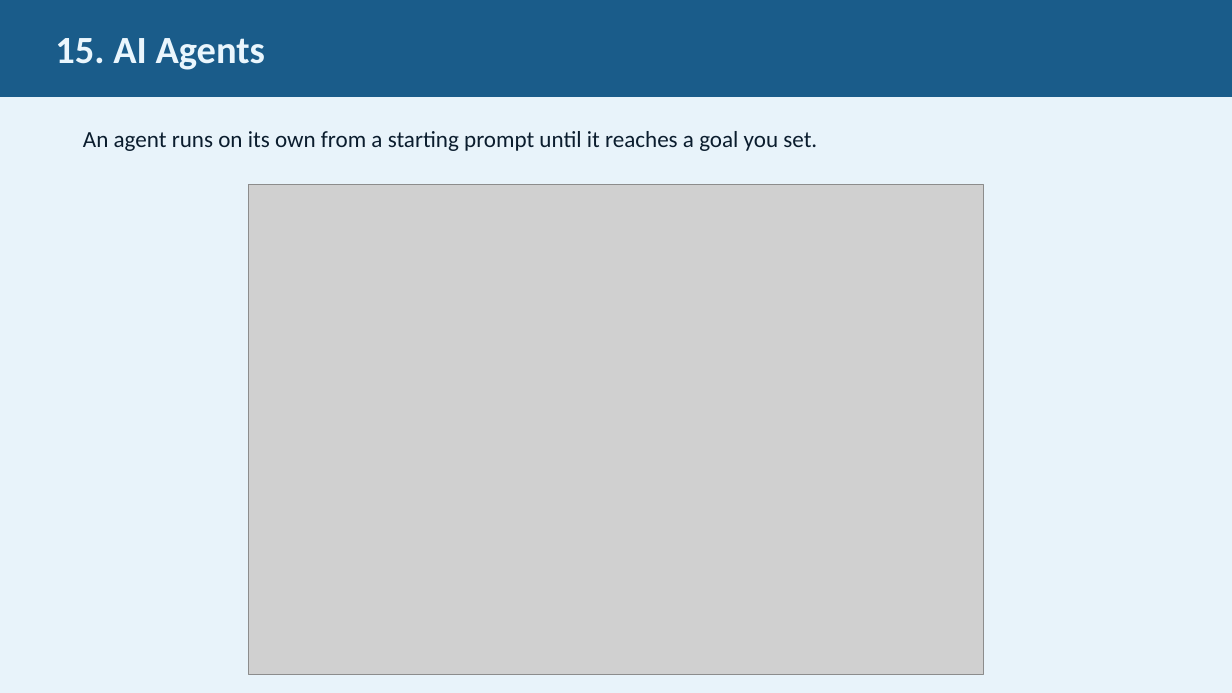
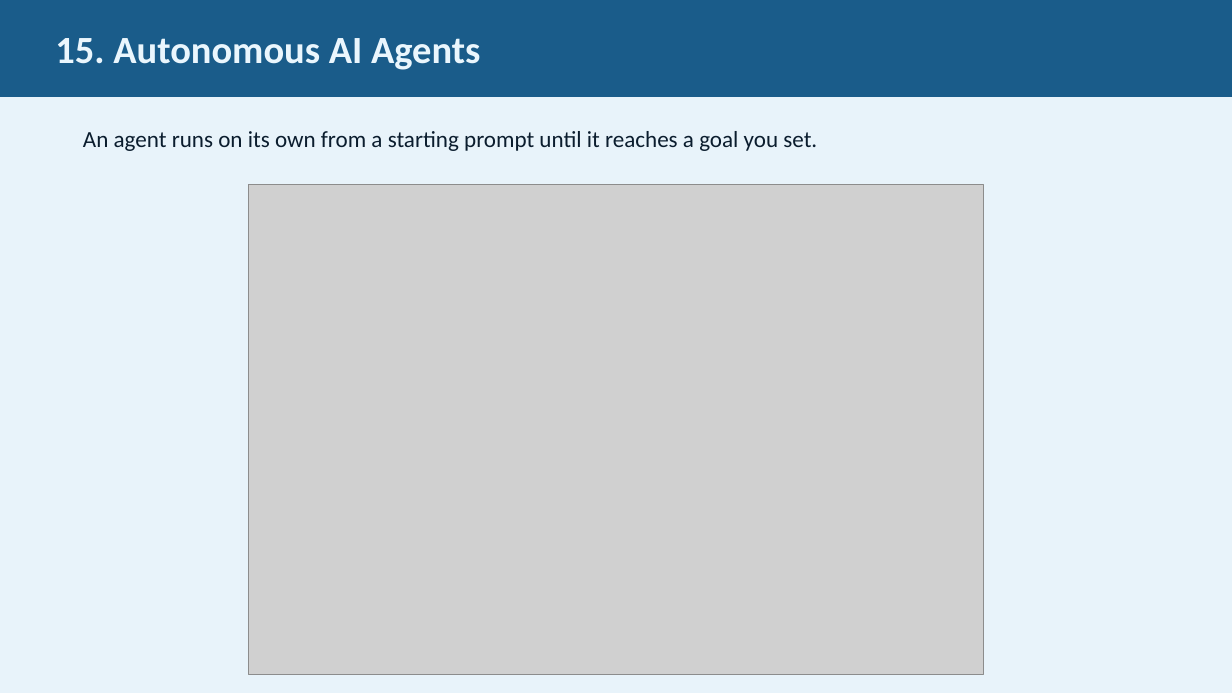
Before and after one commit to JimFawcett/NewSite, a slide deck: slide 15 of AI Presentation 2026/AI_Presentation.pptx. Drawn at 1232x693 pixels with LibreOffice and Linux fonts; fonts in the diff are those of the drawing; grey boxes stand for pictures. Boxes give left, top, right and bottom in pixels: in the first picture for what was removed or moved away, otherwise in the second. Text is boxed around its words. In the diff, an @@ line names an element or a change of style, - is before the commit and + after.

```diff
--- a/AI Presentation 2026/AI_Presentation.pptx
+++ b/AI Presentation 2026/AI_Presentation.pptx
@@ text in rectangle at (55,38,480,70): text changed @@
-15. AI Agents
+15. Autonomous AI Agents
```
Also in this commit, not shown: 6 other slides changed, 5 other files.
